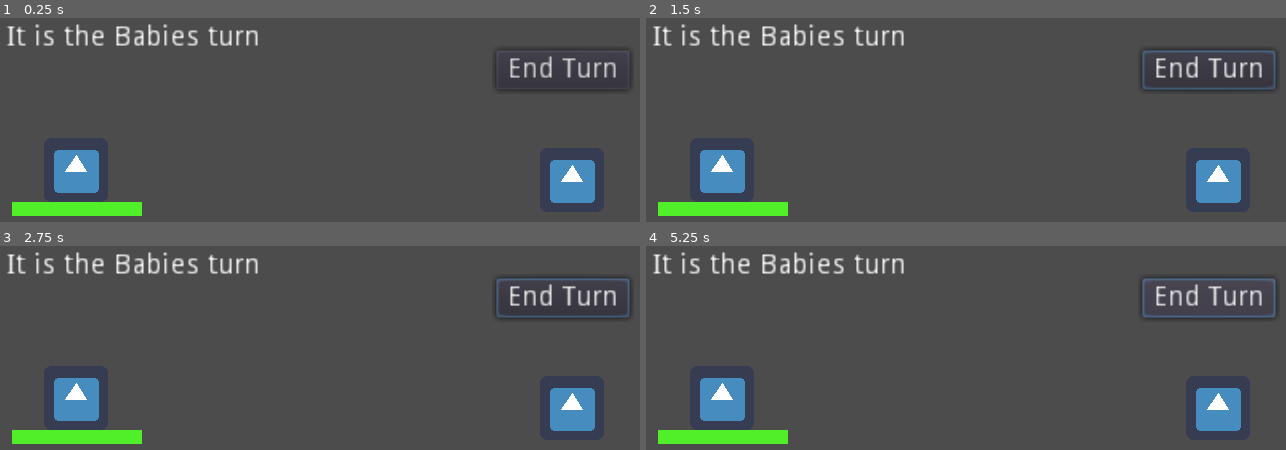
Above: before the commit, frames 1-4 (two rows, left to right).
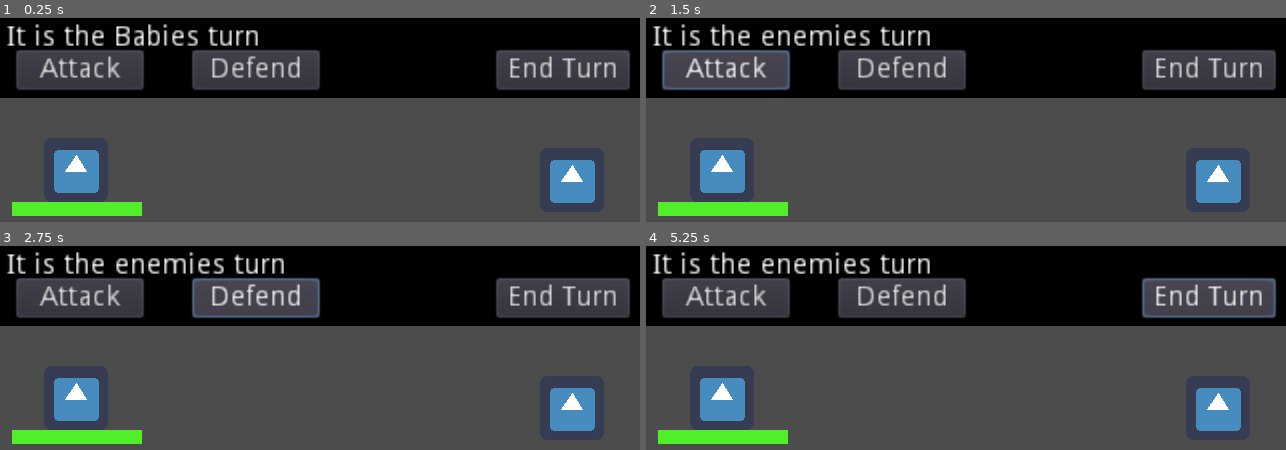
Above: after the commit, the same moments.

Repository: jalvarez2016/GMTK2022
Game: Godot game, scene res://World.tscn
Two runs of this game, one before a commit and one after it. Both use one fixed random seed, a clock stepped at 60 frames per second and the inputs below. Before the commit the project starts from res://WorldStuff/World.tscn. The engine's default icon, where the game draws it, is replaced by a stand-in: a white triangle on a blue panel in a dark square.
Inputs (mouse positions are in pixels of both pictures, inside the frame that each line leads up to):
- Up to frame 1 (0.25 s): no input
- Up to frame 2 (1.5 s): click "End Turn" at 0.5 s; click (722, 69) at 1.25 s, where only the run after the commit has a clickable "Attack"
- Up to frame 3 (2.75 s): click (256, 297) at 2 s, where only the run after the commit has a clickable "Defend"
- Up to frame 4 (5.25 s): click "End Turn" at 2.75 s; click (722, 297) at 3.5 s, where only the run after the commit has a clickable "Attack"; click (902, 297) at 4.25 s, where only the run after the commit has a clickable "Defend"; click "End Turn" at 5 s

The runs differ from the first frame. In frame 1, 28% of the frame differs, in the area x 0-100%, y 0-40%; in frame 2, 29%; in frame 3, 29%; in frame 4, 28%.

Commit message:
UI update

Diff:
--- a/UI/TurnLabel.tscn
+++ b/UI/TurnLabel.tscn
@@ -1,40 +1,63 @@
-[gd_scene load_steps=3 format=2]
+[gd_scene load_steps=6 format=2]
 
 [ext_resource path="res://UI/TurnLabelScript.gd" type="Script" id=1]
 [ext_resource path="res://UI/TurnManager.gd" type="Script" id=2]
+
+[sub_resource type="StyleBoxFlat" id=1]
+bg_color = Color( 0, 0, 0, 1 )
+
+[sub_resource type="Theme" id=2]
+Panel/styles/panel = SubResource( 1 )
+
+[sub_resource type="Theme" id=3]
+RichTextLabel/constants/font_size = 4
 
 [node name="Control" type="Control"]
 margin_right = 320.0
 margin_bottom = 40.0
 script = ExtResource( 1 )
-__meta__ = {
-"_edit_use_anchors_": false
-}
 
 [node name="UICanvas" type="CanvasLayer" parent="."]
 
-[node name="UI" type="Control" parent="UICanvas"]
+[node name="UI" type="Panel" parent="UICanvas"]
 margin_right = 320.0
 margin_bottom = 40.0
+theme = SubResource( 2 )
 
 [node name="Info" type="Label" parent="UICanvas/UI"]
 margin_left = 3.0
 margin_top = 3.0
-margin_right = 104.0
-margin_bottom = 17.0
+margin_right = 108.0
+margin_bottom = 18.0
+theme = SubResource( 3 )
 text = "It is ****'s turn"
 
-[node name="EndTurn" type="Button" parent="UICanvas/UI"]
+[node name="Buttons" type="Control" parent="UICanvas/UI"]
+margin_right = 40.0
+margin_bottom = 40.0
+
+[node name="Attack" type="Button" parent="UICanvas/UI/Buttons"]
+margin_left = 8.0
+margin_top = 16.0
+margin_right = 72.0
+margin_bottom = 36.0
+text = "Attack"
+
+[node name="Block" type="Button" parent="UICanvas/UI/Buttons"]
+margin_left = 96.0
+margin_top = 16.0
+margin_right = 160.0
+margin_bottom = 36.0
+text = "Defend"
+
+[node name="EndTurn" type="Button" parent="UICanvas/UI/Buttons"]
 margin_left = 248.0
 margin_top = 16.0
 margin_right = 315.0
 margin_bottom = 36.0
 text = "End Turn"
 script = ExtResource( 2 )
-__meta__ = {
-"_edit_use_anchors_": false
-}
 
-[connection signal="ally_turn_started" from="UICanvas/UI/EndTurn" to="." method="_on_EndTurn_ally_turn_started"]
-[connection signal="enemy_turn_started" from="UICanvas/UI/EndTurn" to="." method="_on_EndTurn_enemy_turn_started"]
-[connection signal="pressed" from="UICanvas/UI/EndTurn" to="." method="_on_EndTurn_pressed"]
+[connection signal="ally_turn_started" from="UICanvas/UI/Buttons/EndTurn" to="." method="_on_EndTurn_ally_turn_started"]
+[connection signal="enemy_turn_started" from="UICanvas/UI/Buttons/EndTurn" to="." method="_on_EndTurn_enemy_turn_started"]
+[connection signal="pressed" from="UICanvas/UI/Buttons/EndTurn" to="." method="_on_EndTurn_pressed"]
--- a/UI/TurnLabelScript.gd
+++ b/UI/TurnLabelScript.gd
@@ -2,6 +2,7 @@
 
 onready var turnManager = load("res://UI/TurnManager.gd").new()
 onready var uiInfo = $UICanvas/UI/Info
+onready var buttons = $UICanvas/UI/Buttons
 
 func _ready():
 	# Add logic to assign turn to whoever is the fastest
@@ -10,6 +11,7 @@
 			uiInfo.text = "It is the Babies turn"
 		turnManager.ENEMY_TURN:
 			uiInfo.text = "It is the enemies turn"
+	buttons = buttons.get_children();
 	turnManager.connect("ally_turn_started", self, "_on_EndTurn_ally_turn_started")
 	turnManager.connect("enemy_turn_started", self, "_on_EndTurn_enemy_turn_started")
 
@@ -21,6 +23,7 @@
 	turnManager.turn = turnManager.ENEMY_TURN
 
 func _on_EndTurn_enemy_turn_started():
+	uiInfo.text = "It is the enemies turn"
 	print('enemy turn started')
 	# Hint: Look in the PlayerManager for how to randomly generate a number
 	# Randomly pick a player
@@ -34,9 +37,10 @@
 
 func _on_EndTurn_ally_turn_started():
 	print("ally turn started")
-	pass # Replace with function body.
 
 func _on_EndTurn_pressed():
 	print('endturn button pressed')
+	for button in buttons:
+		#button.get_node().disable = true
+		print("disable buttons here")
 	turnManager.turn = turnManager.ENEMY_TURN
-	pass # Replace with function body.
--- a/World.tscn
+++ b/World.tscn
@@ -1,12 +1,15 @@
-[gd_scene load_steps=5 format=2]
+[gd_scene load_steps=6 format=2]
 
 [ext_resource path="res://Player/Player.tscn" type="PackedScene" id=1]
 [ext_resource path="res://Enemies/Enemy.tscn" type="PackedScene" id=2]
-[ext_resource path="res://LevelManager.gd" type="Script" id=3]
+[ext_resource path="res://WorldStuff/LevelManager.gd" type="Script" id=3]
 [ext_resource path="res://UI/TurnLabel.tscn" type="PackedScene" id=4]
+[ext_resource path="res://Music/IntroMusic.mp3" type="AudioStream" id=5]
 
 [node name="World" type="Node2D"]
 script = ExtResource( 3 )
+
+[node name="Control" parent="." instance=ExtResource( 4 )]
 
 [node name="Baby" parent="." instance=ExtResource( 1 )]
 position = Vector2( 38, 76 )
@@ -14,4 +17,6 @@
 [node name="Enemy" parent="." instance=ExtResource( 2 )]
 position = Vector2( 286, 81 )
 
-[node name="Control" parent="." instance=ExtResource( 4 )]
+[node name="AudioStreamPlayer" type="AudioStreamPlayer" parent="."]
+stream = ExtResource( 5 )
+autoplay = true
--- a/WorldStuff/World.tscn
+++ /dev/null
@@ -1,22 +0,0 @@
-[gd_scene load_steps=6 format=2]
-
-[ext_resource path="res://WorldStuff/LevelManager.gd" type="Script" id=1]
-[ext_resource path="res://Enemies/Enemy.tscn" type="PackedScene" id=2]
-[ext_resource path="res://Player/Player.tscn" type="PackedScene" id=3]
-[ext_resource path="res://UI/TurnLabel.tscn" type="PackedScene" id=4]
-[ext_resource path="res://Music/IntroMusic.mp3" type="AudioStream" id=5]
-
-[node name="World" type="Node2D"]
-script = ExtResource( 1 )
-
-[node name="Control" parent="." instance=ExtResource( 4 )]
-
-[node name="Baby" parent="." instance=ExtResource( 3 )]
-position = Vector2( 38, 76 )
-
-[node name="Enemy" parent="." instance=ExtResource( 2 )]
-position = Vector2( 286, 81 )
-
-[node name="AudioStreamPlayer" type="AudioStreamPlayer" parent="."]
-stream = ExtResource( 5 )
-autoplay = true
--- a/project.godot
+++ b/project.godot
@@ -21,7 +21,7 @@
 [application]
 
 config/name="Gmtk 2022"
-run/main_scene="res://WorldStuff/World.tscn"
+run/main_scene="res://World.tscn"
 config/icon="res://icon.png"
 
 [autoload]
